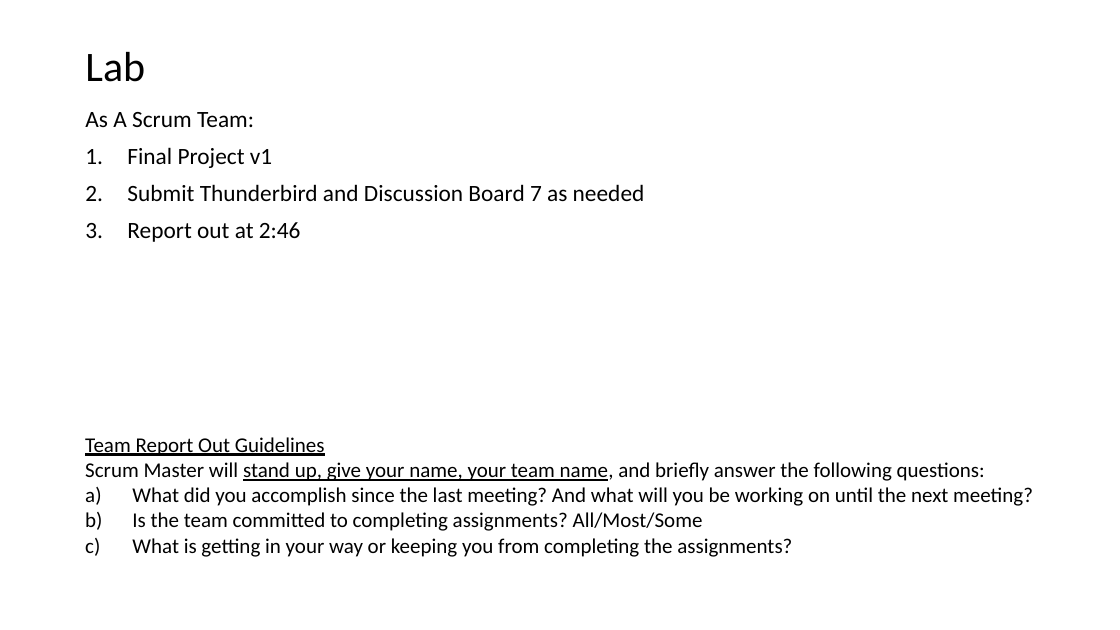
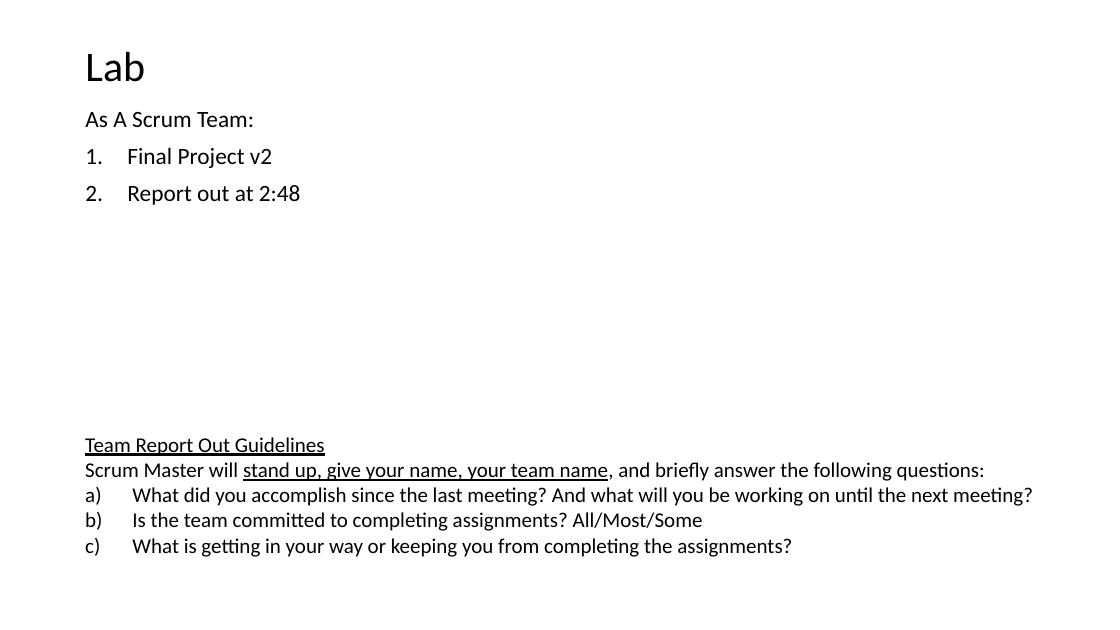
Before and after one commit to EricJPogue/CPSC-24500, a slide deck: slide 10 of lecture-slides/2019-12-02-oop.pptx (slide 9 before the commit). Drawn at 1120x630 pixels with LibreOffice and Linux fonts; fonts in the diff are those of the drawing. Boxes give left, top, right and bottom in pixels: in the first picture for what was removed or moved away, otherwise in the second. Text is boxed around its words. In the diff, an @@ line names an element or a change of style, - is before the commit and + after.

```diff
--- a/lecture-slides/2019-12-02-oop.pptx
+++ b/lecture-slides/2019-12-02-oop.pptx
@@ text at box(127, 147, 301, 205): text changed @@
-1. Final Project v1
-2. Submit Thunderbird and Discussion Board 7 as needed
-3. Report out at 2:46
+1. Final Project v2
+2. Report out at 2:48
```
Also in this commit, not shown: 4 other slides changed, 3 slides added, 2 slides removed.
